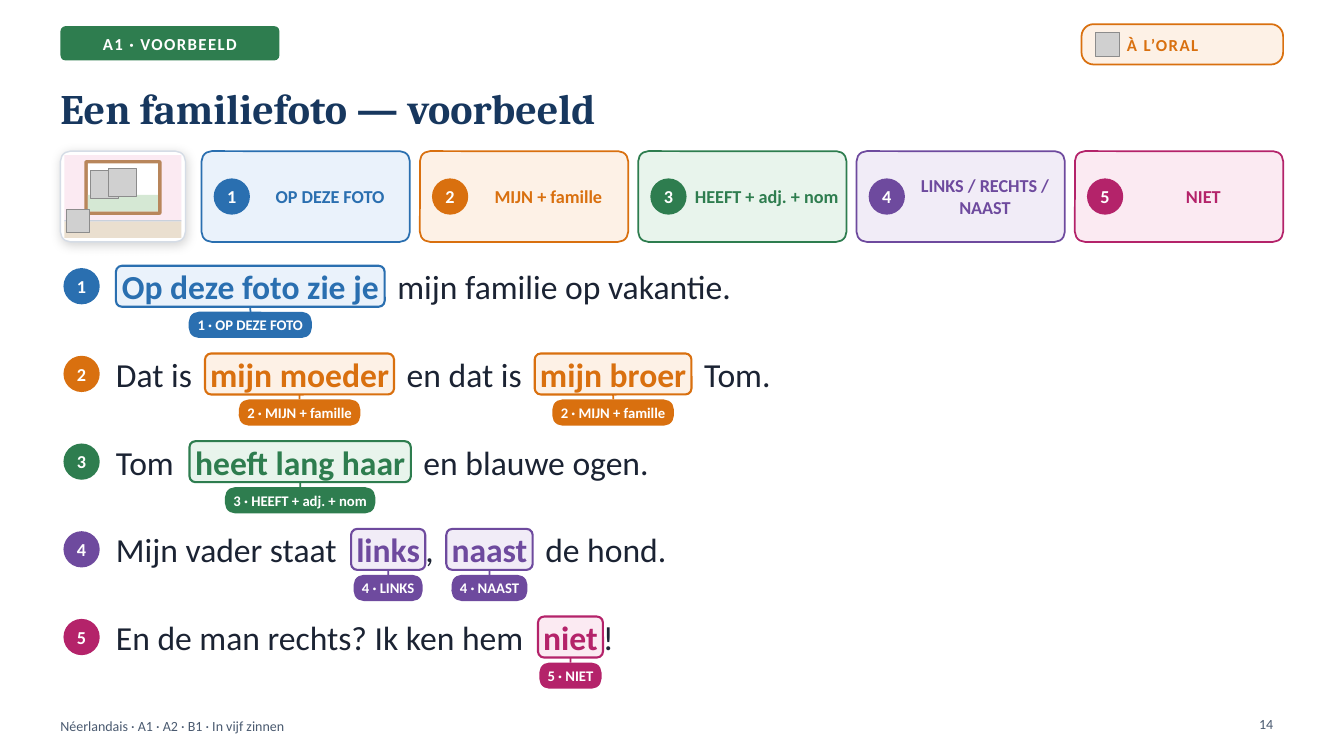
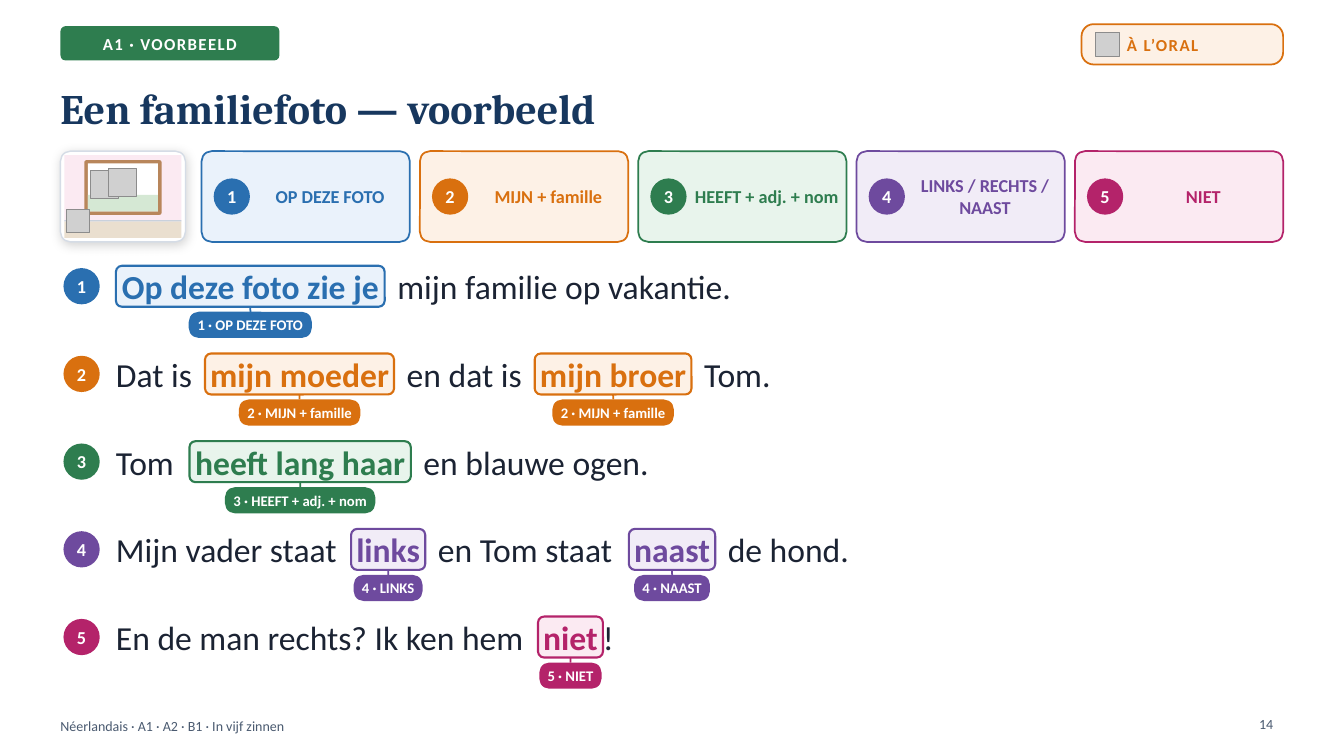
Before and after one commit to ajouniaux/talenleren, a slide deck: slide 14 of neerlandais1/powerpoints/In_vijf_zinnen_A1_A2_B1.pptx. Drawn at 1344x756 pixels with LibreOffice and Linux fonts; fonts in the diff are those of the drawing; grey boxes stand for pictures; background and template pictures are left out. Boxes give left, top, right and bottom in pixels: in the first picture for what was removed or moved away, otherwise in the second. Text is boxed around its words. In the diff, an @@ line names an element or a change of style, - is before the commit and + after.

```diff
--- a/neerlandais1/powerpoints/In_vijf_zinnen_A1_A2_B1.pptx
+++ b/neerlandais1/powerpoints/In_vijf_zinnen_A1_A2_B1.pptx
@@ 2 texts, 2 rounded rectangles: place and size @@
-2 texts, 2 rounded rectangles at (447,529,533,601)
+2 texts, 2 rounded rectangles at (629,529,716,601)
@@ text "de hond.": place and size @@
-text "de hond." at (545,538,666,563)
+text "de hond." at (728,538,849,563)
@@ text at (438,540,612,563): text changed @@
-,
+en Tom staat
@@ line moved from (490, 570) - (490, 575) to (673, 570) - (673, 575) @@
```
Also in this commit, not shown: 7 other slides changed, 5 other files.
